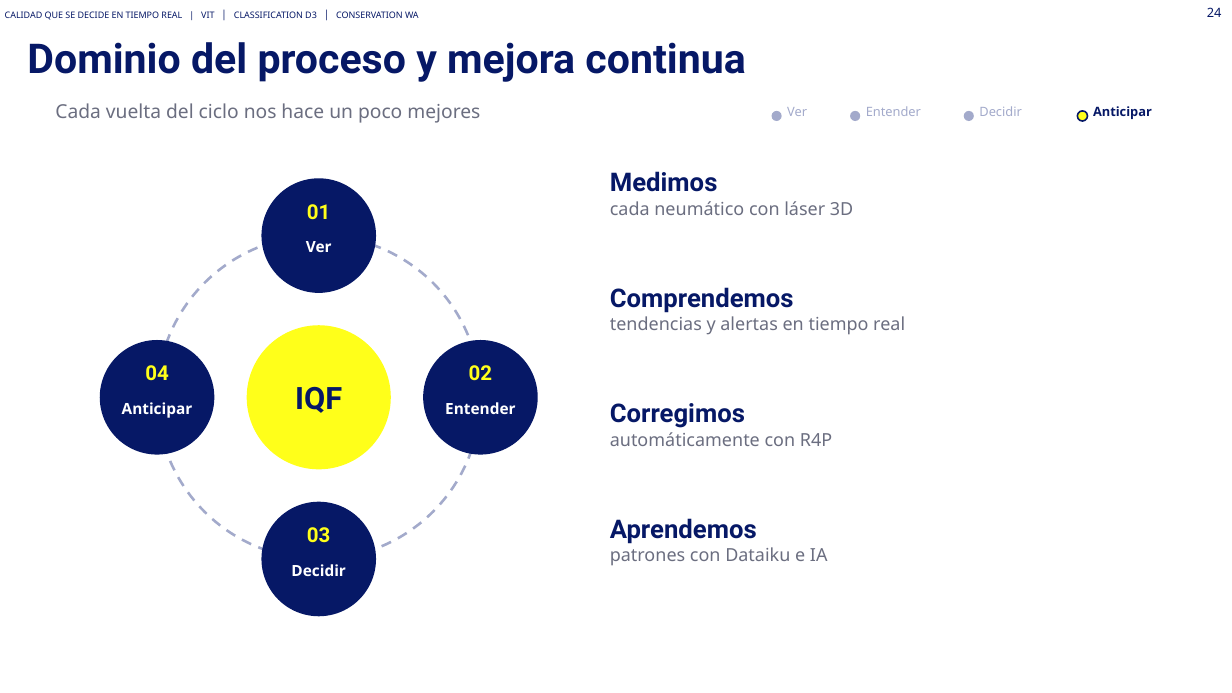
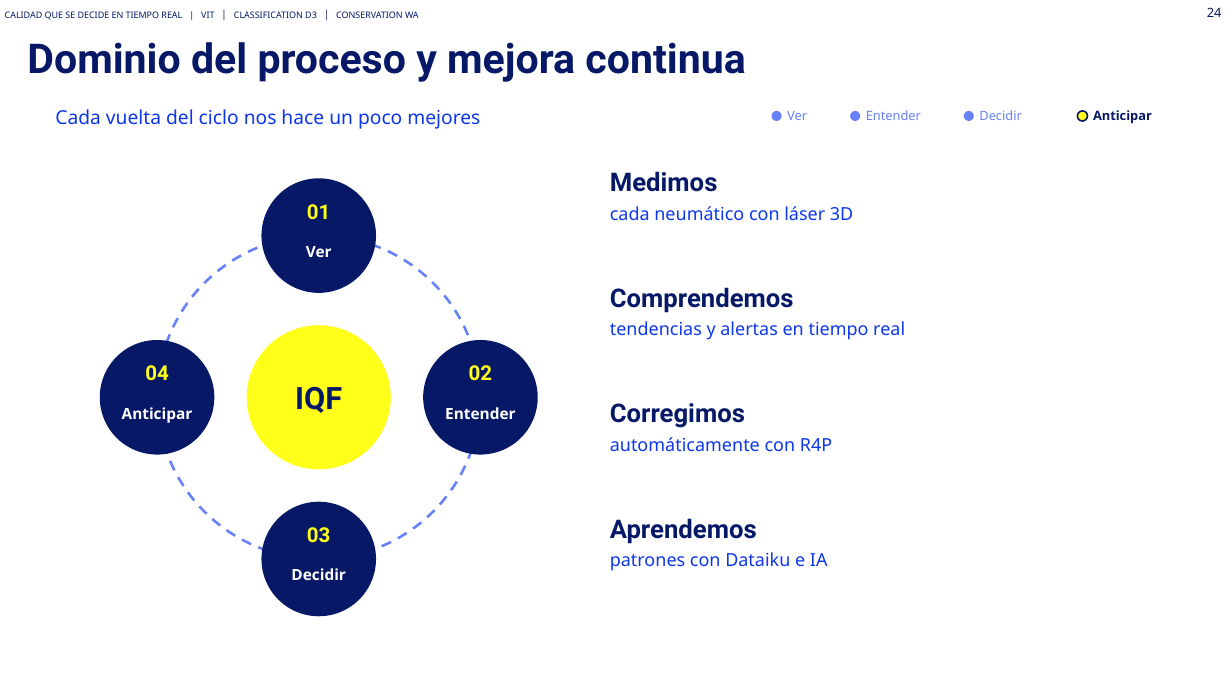
Before and after one commit to Asierenux/blank-app, a slide deck: slide 24 of presentaciones/Michelin_Hyundai_Fabricacion_Digital_ES_plantilla2026.pptx. Drawn at 1232x693 pixels with LibreOffice and Linux fonts; fonts in the diff are those of the drawing. Boxes give left, top, right and bottom in pixels: in the first picture for what was removed or moved away, otherwise in the second. Text is boxed around its words. In the diff, an @@ line names an element or a change of style, - is before the commit and + after.

```diff
--- a/presentaciones/Michelin_Hyundai_Fabricacion_Digital_ES_plantilla2026.pptx
+++ b/presentaciones/Michelin_Hyundai_Fabricacion_Digital_ES_plantilla2026.pptx
@@ text "Cada vuelta del ciclo nos ..." at bbox=[55, 109, 480, 129]: text colour #6B6E80 to #0E37EB; line spacing 1 to 22pt @@
@@ fill #A3AACB to #6782F6 in 3 elements at bbox=[772, 111, 782, 121], bbox=[850, 111, 860, 121], bbox=[964, 111, 974, 121] @@
@@ text colour #A3AACB to #6782F6; line spacing 1 to 15pt in 3 elements at bbox=[787, 111, 807, 120], bbox=[866, 110, 921, 120], bbox=[979, 110, 1021, 120] @@
@@ text "Anticipar" at bbox=[1093, 110, 1152, 123]: line spacing 1 to 15pt @@
@@ text at bbox=[610, 206, 853, 221]: text colour #6B6E80 to #0E37EB in "cada neumático con láser 3D"; line spacing 1 to 21pt @@
@@ ellipse at bbox=[157, 236, 481, 559]: outline #A3AACB 2 pt dashed to #6782F6 2 pt dashed @@
@@ text at bbox=[610, 321, 905, 340]: text colour #6B6E80 to #0E37EB in "tendencias y alertas en tiempo real"; line spacing 1 to 21pt @@
@@ line spacing 1 to 18pt in 4 elements at bbox=[306, 246, 332, 257], bbox=[445, 407, 515, 419], bbox=[291, 568, 345, 580], bbox=[122, 407, 193, 423] @@
@@ text at bbox=[610, 437, 832, 452]: text colour #6B6E80 to #0E37EB in "automáticamente con R4P"; line spacing 1 to 21pt @@
@@ text at bbox=[610, 552, 828, 571]: text colour #6B6E80 to #0E37EB in "patrones con Dataiku e IA"; line spacing 1 to 21pt @@
```
Also in this commit, not shown: 20 other slides changed, 1 other file.
